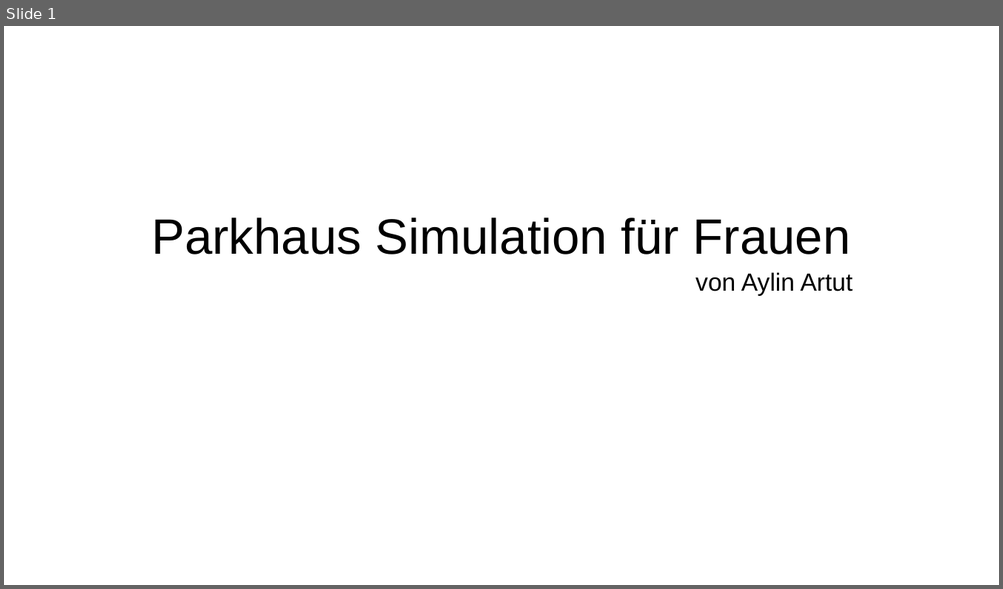
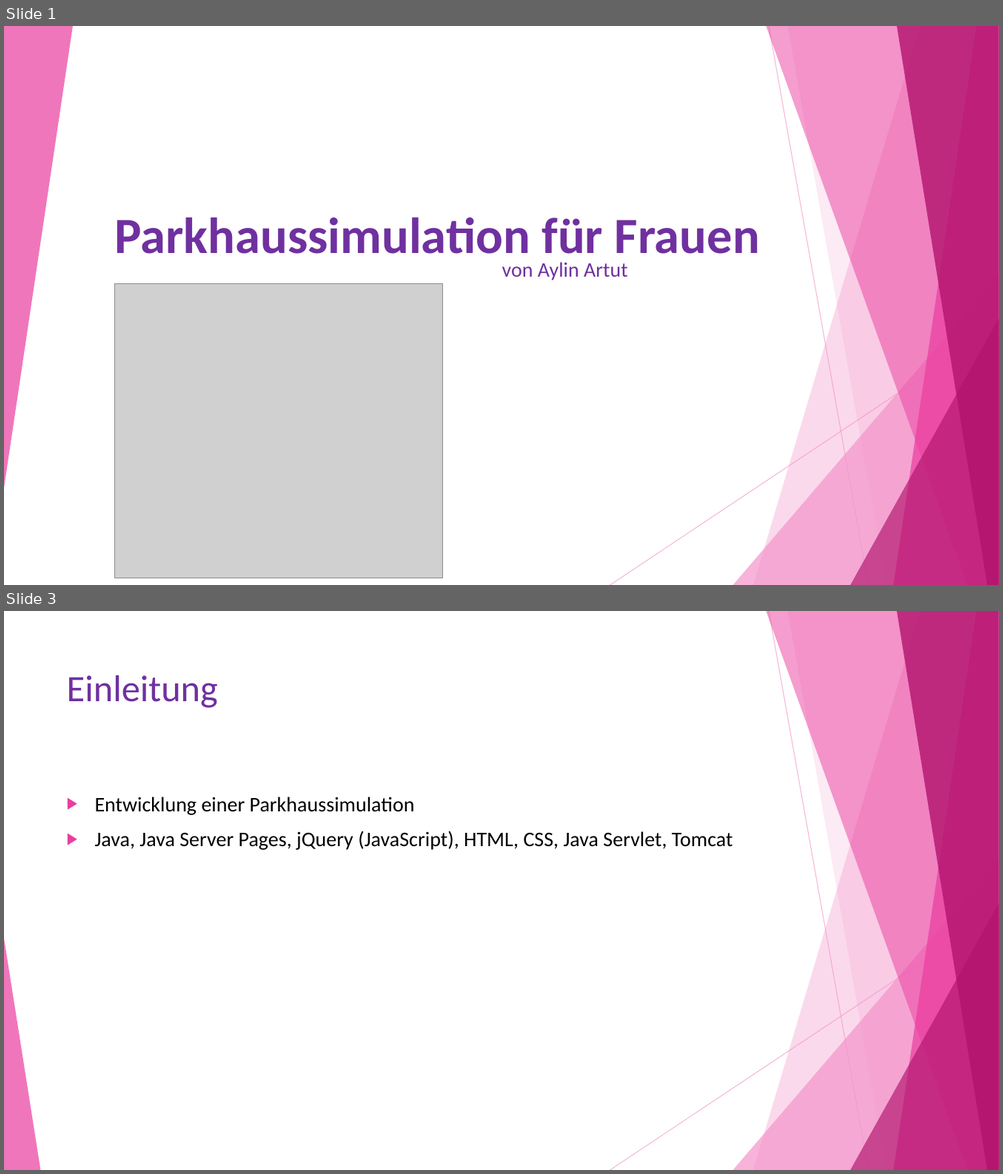
Before and after one commit to AylinArtut/ParkhausSimulation, a slide deck: Dokumente/Präsentation_Aylin_Artut.odp. Shown one above the other, each under a label of ours: slide 1 before the commit, slides 1 and 3 after it; the slides between them are not shown. The pictures are 1003x589 and 1003x1174 pixels, drawn with LibreOffice and Linux fonts; fonts in the diff are those of the drawing; grey boxes stand for pictures. Boxes give left, top, right and bottom in pixels: in the first picture for what was removed or moved away, otherwise in the second. Text is boxed around its words. In the diff, an @@ line names an element or a change of style, - is before the commit and + after.

```diff
--- a/Dokumente/Präsentation_Aylin_Artut.odp
+++ b/Dokumente/Präsentation_Aylin_Artut.odp
@@ slide 3 added at [4,611,999,1170], background #FFFFFF; not listed: 9 template elements that a slide beside it also shows @@
@@ title added at [67,675,218,708], 36 pt, text #7030A0 @@
+Einleitung
@@ text added at [95,797,733,850], 20 pt, text #000000 @@
+▶ Entwicklung einer Parkhaussimulation
+▶ Java, Java Server Pages, jQuery (JavaScript), HTML, CSS, Java Servlet, Tomcat
@@ freeform shape added at [4,939,40,1170], fill #EB3D9F at 70% opacity @@
@@ slide 1 changed as well @@
@@ group added at [4,26,999,585]: 8 freeform shapes, 2 lines @@
@@ title at [115,217,760,266]: text changed; size 48 to 49 pt; font Arial to Calibri; text colour #000000 to #7030A0; bold on @@
-Parkhaus Simulation für Frauen
+Parkhaussimulation für Frauen
@@ subtitle "von Aylin Artut": place and size @@
-subtitle "von Aylin Artut" at [695,272,853,296]
+subtitle "von Aylin Artut" at [502,262,627,281]
@@ subtitle "von Aylin Artut" at [502,262,627,281]: size 24 to 20 pt, font Arial to Calibri, text colour #000000 to #7030A0; alignment centre to left @@
@@ picture added at [115,284,443,579] @@
```
Also in this commit, not shown: 8 other slides added, 1 slide removed, 1 other file.
